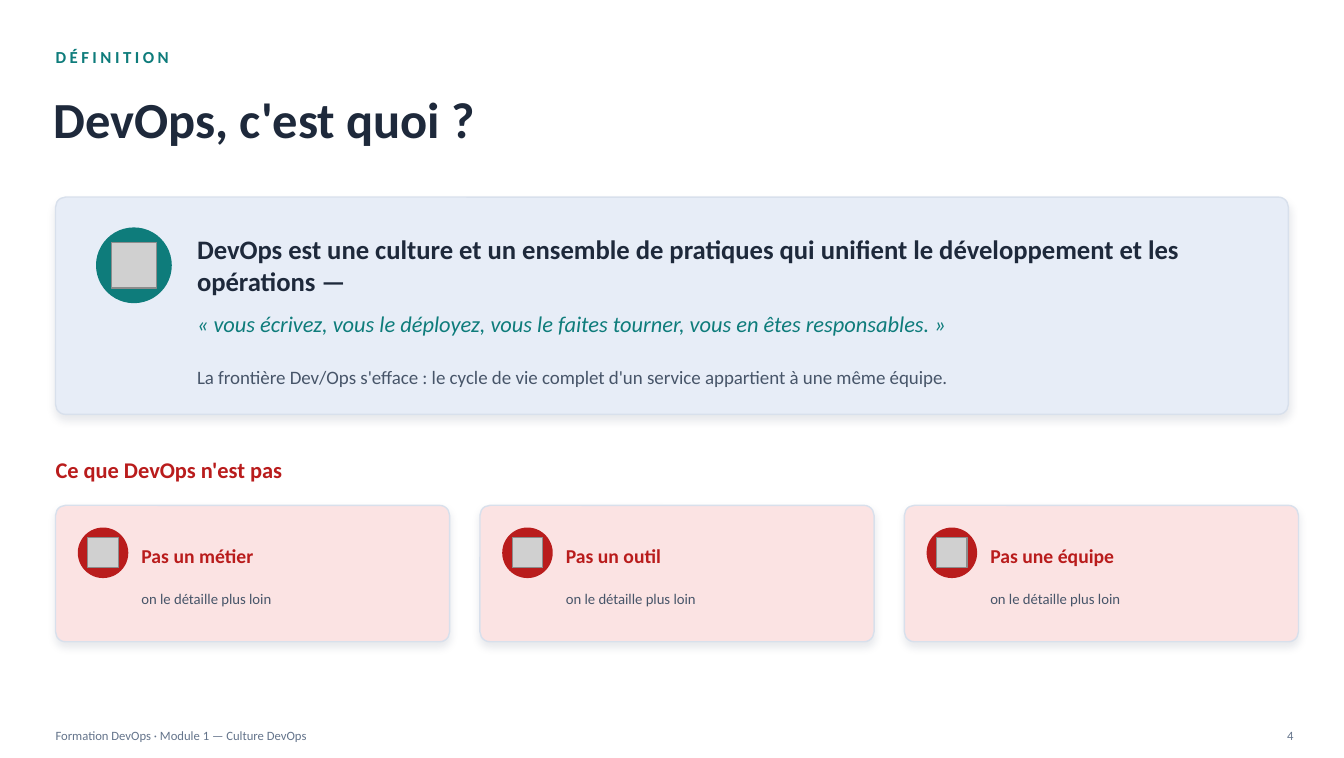
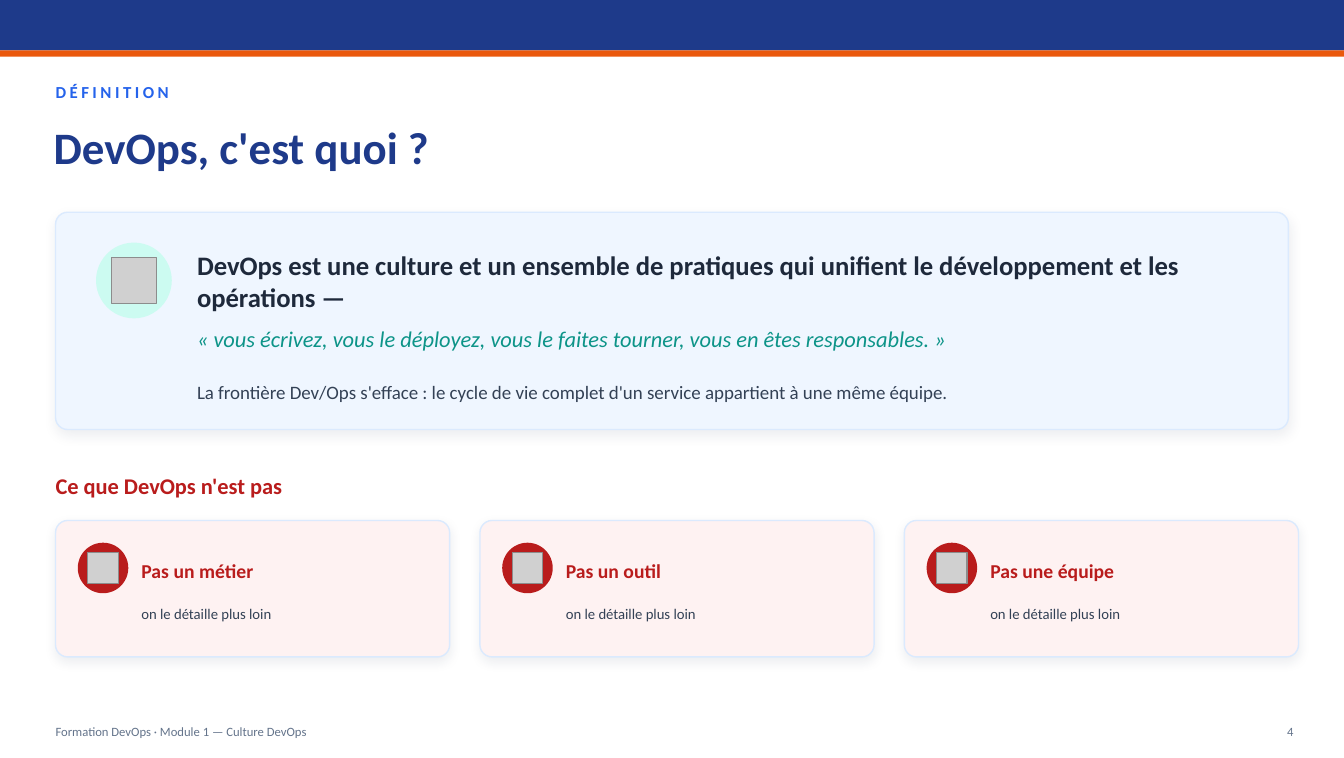
Before and after one commit to TopheC/Formation-DevOps, a slide deck: slide 4 of module-01-culture-devops/Formation-DevOps-Module-01-Culture.pptx. Drawn at 1344x758 pixels with LibreOffice and Linux fonts; fonts in the diff are those of the drawing; grey boxes stand for pictures. Boxes give left, top, right and bottom in pixels: in the first picture for what was removed or moved away, otherwise in the second. Text is boxed around its words. In the diff, an @@ line names an element or a change of style, - is before the commit and + after.

Commit message:
Module 1 : refonte thème Enterprise Blue (bandeau bleu/orange, correction contraste slides dark)

```diff
--- a/module-01-culture-devops/Formation-DevOps-Module-01-Culture.pptx
+++ b/module-01-culture-devops/Formation-DevOps-Module-01-Culture.pptx
@@ rectangle added at box(0, 0, 1344, 51), fill #1E3A8A @@
@@ rectangle added at box(0, 51, 1344, 57), fill #EA580C @@
@@ text "DÉFINITION": place and size @@
-text "DÉFINITION" at box(56, 49, 169, 63)
+text "DÉFINITION" at box(56, 85, 169, 98)
@@ text "DÉFINITION" at box(56, 85, 169, 98): text colour #0E7C7B to #2563EB @@
@@ text "DevOps, c'est quoi ?": place and size @@
-text "DevOps, c'est quoi ?" at box(54, 102, 441, 146)
+text "DevOps, c'est quoi ?" at box(54, 132, 397, 171)
@@ text "DevOps, c'est quoi ?" at box(54, 132, 397, 171): size 36 to 32 pt, text colour #1E293B to #1E3A8A @@
@@ rounded rectangle at box(56, 212, 1288, 429): fill #E7EDF7 to #EFF6FF; outline #D8E0EC 1 pt to #DBEAFE 1 pt; shadow changed; proportions changed @@
@@ ellipse at box(96, 243, 172, 318): fill #0E7C7B to #CCFBF1 @@
@@ text "« vous écrivez, vous le ..." at box(214, 331, 929, 351): text colour #0E7C7B to #0D9488 @@
@@ 10 texts, 4 pictures, 4 ellipses, 4 rounded rectangles: place and size @@
-10 texts, 4 pictures, 4 ellipses, 4 rounded rectangles at box(56, 197, 1299, 642)
+10 texts, 4 pictures, 4 ellipses, 4 rounded rectangles at box(56, 212, 1299, 657)
@@ fill #FBE3E3 to #FEF2F2; outline #D8E0EC 1 pt to #DBEAFE 1 pt; shadow changed; proportions changed in 3 elements at box(56, 520, 450, 657), box(480, 520, 874, 657), box(904, 520, 1299, 657) @@
@@ text colour #475569 to #334155 in 4 elements at box(197, 386, 948, 402), box(566, 608, 696, 622), box(141, 608, 271, 622), box(990, 608, 1120, 622) @@
@@ text "Formation DevOps · Module 1 ...": place and size @@
-text "Formation DevOps · Module 1 ..." at box(56, 731, 307, 742)
+text "Formation DevOps · Module 1 ..." at box(56, 727, 307, 738)
@@ text "4": place and size @@
-text "4" at box(1287, 732, 1293, 740)
+text "4" at box(1287, 728, 1293, 736)
```
Also in this commit, not shown: 17 other slides changed.
